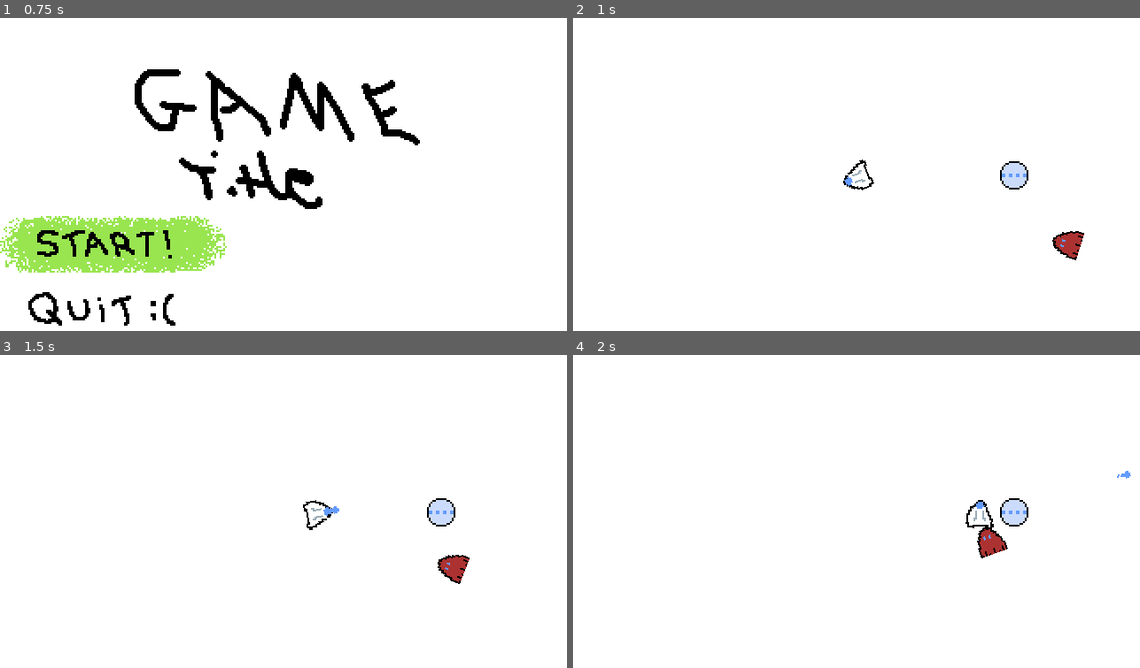
Above: before the commit, frames 1-4 (two rows, left to right).
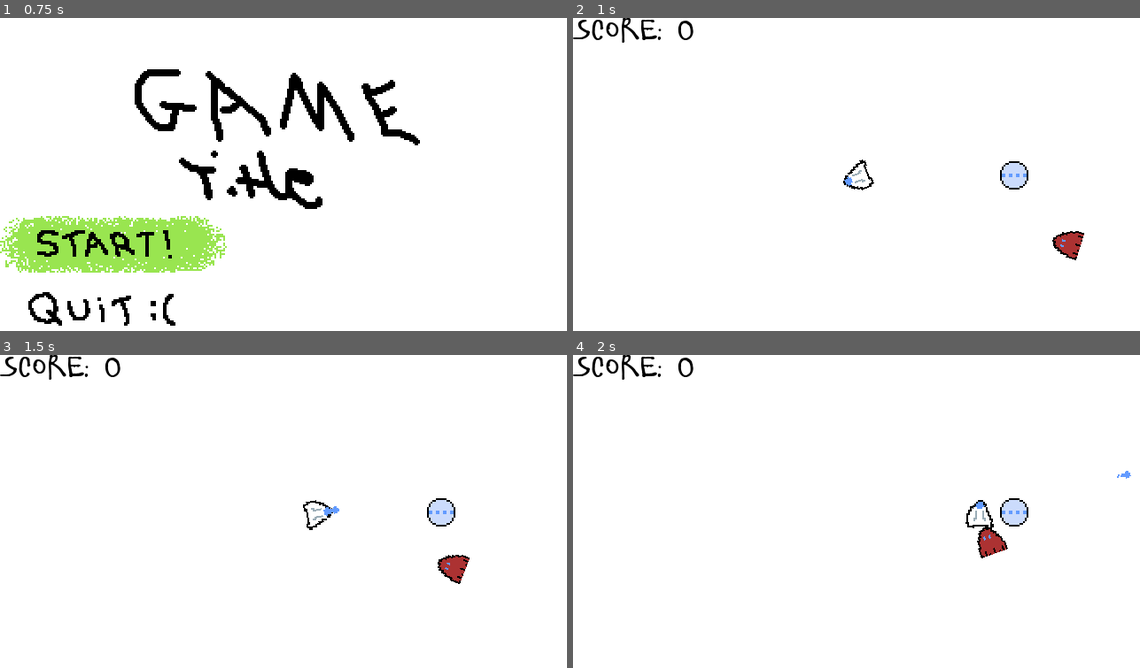
Above: after the commit, the same moments.

Repository: qbradq/gwj44
Game: Godot game, scene res://Scenes/Menu.tscn
Same seed, same stepped clock (60 frames per second), same inputs: the game is played once before the commit and once after it.
Inputs (mouse positions are in pixels of both pictures, inside the frame that each line leads up to):
- Up to frame 1 (0.75 s): click (113, 243) at 0.5 s
- Up to frame 2 (1 s): no input
- Up to frame 3 (1.5 s): move the mouse to (408, 498) at 1.27 s; hold Right (ui_right) from 1.28 s (still down); click (408, 498) at 1.42 s
- Up to frame 4 (2 s): keep holding Right (ui_right)

Frame 1 is identical in both runs. In frame 2, 0.5% of the frame differs, in the area x 0-22%, y 0-8%; in frame 3, 0.5%; in frame 4, 0.5%.

Commit message:
Added scores

Diff:
--- a/Fonts/Score.tres
+++ b/Fonts/Score.tres
@@ -1,3 +1,6 @@
-[gd_resource type="DynamicFont" format=2]
+[gd_resource type="DynamicFont" load_steps=2 format=2]
+
+[ext_resource path="res://Fonts/ElliotSix.ttf" type="DynamicFontData" id=1]
 
 [resource]
+font_data = ExtResource( 1 )
--- a/Scenes/Level/Level.gd
+++ b/Scenes/Level/Level.gd
@@ -1,4 +1,9 @@
 extends Node2D
+
+var score:int
+
+func _process(delta):
+	$ScoreLabel.text = "SCORE: %d" % score
 
 func _physics_process(delta):
 	# Clean up temp audio nodes
@@ -8,3 +13,6 @@
 
 func _on_AfterDeathTimer_timeout():
 	get_tree().change_scene("res://Scenes/Menu.tscn")
+
+func add_score(amount):
+	score += amount
--- a/Scenes/Level/Level.tscn
+++ b/Scenes/Level/Level.tscn
@@ -1,10 +1,11 @@
-[gd_scene load_steps=6 format=2]
+[gd_scene load_steps=7 format=2]
 
 [ext_resource path="res://Scenes/Player/Player.tscn" type="PackedScene" id=1]
 [ext_resource path="res://Scenes/Enemy/Bugoid.tscn" type="PackedScene" id=2]
 [ext_resource path="res://Scenes/Level/Spawner.tscn" type="PackedScene" id=3]
 [ext_resource path="res://Scenes/Level/Level.gd" type="Script" id=4]
 [ext_resource path="res://Scenes/PowerUp/PowerUp.tscn" type="PackedScene" id=5]
+[ext_resource path="res://Fonts/Score.tres" type="DynamicFont" id=6]
 
 [node name="Level" type="Node2D"]
 script = ExtResource( 4 )
@@ -25,4 +26,11 @@
 [node name="PowerUp" parent="." instance=ExtResource( 5 )]
 position = Vector2( 249, 89 )
 
+[node name="ScoreLabel" type="Label" parent="."]
+margin_right = 40.0
+margin_bottom = 14.0
+custom_colors/font_color = Color( 0, 0, 0, 1 )
+custom_fonts/font = ExtResource( 6 )
+text = "SCORE: 1337"
+
 [connection signal="timeout" from="AfterDeathTimer" to="." method="_on_AfterDeathTimer_timeout"]
--- a/Scenes/Player/PlayerBullet.gd
+++ b/Scenes/Player/PlayerBullet.gd
@@ -9,5 +9,6 @@
 
 func _on_PlayerBullet_area_entered(area):
 	if area.is_in_group("enemy"):
+		get_parent().add_score(1)
 		area.die()
 		queue_free()
--- a/Scenes/PowerUp/PowerUp.gd
+++ b/Scenes/PowerUp/PowerUp.gd
@@ -1,6 +1,13 @@
 extends Area2D
 
 export var gun_scene:PackedScene = load("res://Scenes/Gun/Rapid.tscn")
+
+var ttl:float = 15.0
+
+func _physics_process(delta):
+	ttl -= delta
+	if ttl <= 0.0:
+		queue_free()
 
 func _on_PowerUp_area_entered(area):
 	if area.is_in_group("player"):
